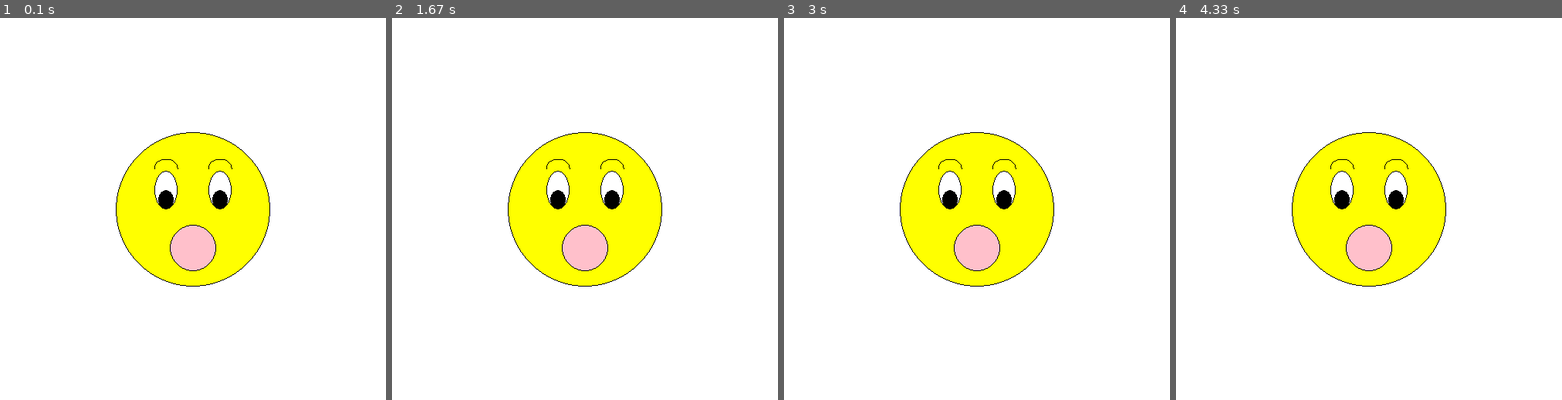
Above: before the commit, frames 1-4 (left to right).
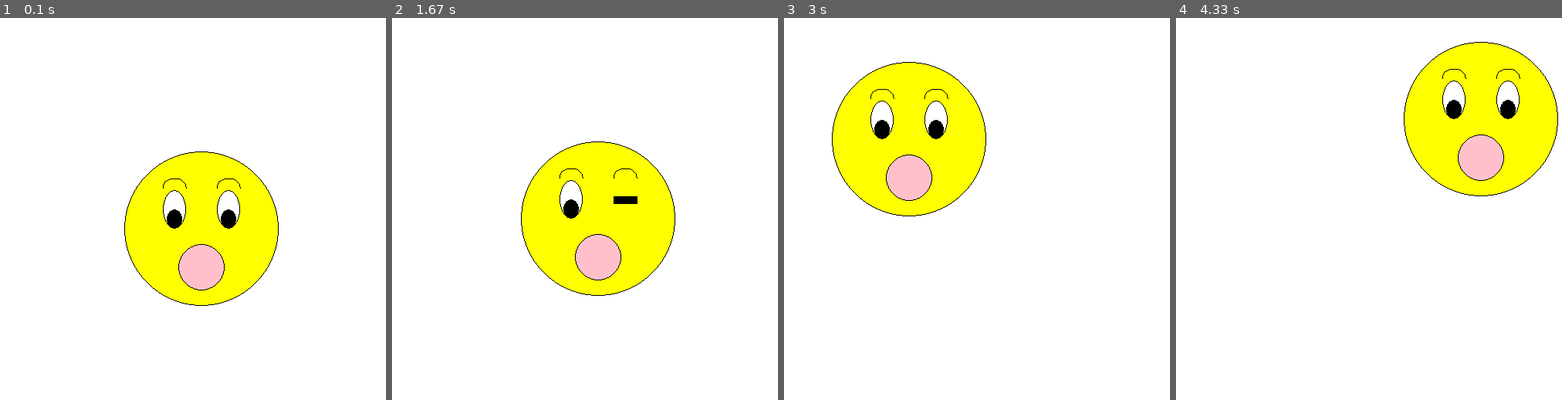
Above: after the commit, the same moments.

Repository: dellod/pygame_examples
Game: pygame game, started from Session2/EOS/moving_figure.py
The game is run twice, just before and just after one commit, with the same random seed, the same clock (stepped at 60 frames per second) and the same inputs.
Inputs:
- Up to frame 1 (0.1 s): no input
- Up to frame 2 (1.67 s): no input
- Up to frame 3 (3 s): no input
- Up to frame 4 (4.33 s): no input

The runs differ from the first frame. In frame 1, 7.4% of the frame differs, in the area x 30-73%, y 29-76%; in frame 2, 5.9%; in frame 3, 19%; in frame 4, 24%, in the area x 30-99%, y 6-71%.

Commit message:
[Session 2] Add moving figure

Diff:
--- a/Session2/EOS/moving_figure.py
+++ b/Session2/EOS/moving_figure.py
@@ -5,43 +5,67 @@
 
 import pygame
 import math
+import random
+
 # GLOBALS
+WIDTH   =   500
+HEIGHT  =   500
 WHITE   =   (255, 255, 255)
 BLACK   =   (0, 0, 0)
 YELLOW  =   (255, 255, 0)
 PINK    =   (255, 192, 203)
-FPS = 60
+FPS     =   60
 
 # Initialize pygame and display window
 pygame.init()
-display = pygame.display.set_mode((500, 500))
+display = pygame.display.set_mode((WIDTH, HEIGHT))
 pygame.display.set_caption("Moving Figure")
 clock = pygame.time.Clock() # Clock for the game that will help us control the tick (frame) speed
+start_ticks = pygame.time.get_ticks()
 
 # GAME VARIABLES
+# Center
+x = 250
+x_mov = random.uniform(-10, 10) # x movement random from -10 to 10
+y = 250
+y_mov = random.uniform(-10, 10) # y movement random from -10 to 10
+
 # Face
-face_pos = [250, 250]
+face_pos = [x, y]
 face_rad = 100
 
 # Mouth
-mouth_pos = [250, 300]
+mouth_pos = [x, y + 50]
 mouth_rad = 30
 
 # Left eye
-left_eye_rect = [200, 200, 30, 50]
-left_eye_pupil_rect = [205, 225, 20, 25]
-left_eyebrow_rect = [200, 185, 30, 25]
+left_eye_rect = [x - 50, y - 50, 30, 50]
+left_eye_pupil_rect = [x - 45, y - 25, 20, 25]
+left_eyebrow_rect = [x- 50, y - 65, 30, 25]
 
 # Right eye
-right_eye_rect = [270, 200, 30, 50]
-right_eye_pupil_rect = [275, 225, 20, 25]
-right_eyebrow_rect = [270, 185, 30, 25]
+right_eye_rect = [x + 20, y - 50, 30, 50]
+right_eye_pupil_rect = [x + 25, y - 25, 20, 25]
+right_eyebrow_rect = [x + 20, y - 65, 30, 25]
+
+right_eye_closed_start = [right_eye_rect[0], right_eye_rect[3] / 2 + right_eye_rect[1]]
+right_eye_closed_end = [right_eye_rect[0] + right_eye_rect[2], right_eye_rect[3] / 2 + right_eye_rect[1]]
+
+BLINK_EVENT = pygame.USEREVENT + 1
+blink_timer = 1000
+is_blinking = False
+
+# TIMERS
+pygame.time.set_timer(BLINK_EVENT, blink_timer)
 
 # Game loop
 running = True
 while running:
     clock.tick(FPS) # Limit the frame rate so we have a controllable circle
     for event in pygame.event.get():
+        # Blink event
+        if event.type == BLINK_EVENT:
+            is_blinking= not(is_blinking)
         # Quit when the user presses the X at the top right
         if event.type == pygame.QUIT:
             running = False
@@ -66,12 +90,47 @@
     pygame.draw.arc(display, BLACK, left_eyebrow_rect, 0, math.pi)
 
     # Draw right eye (moving)
-    pygame.draw.ellipse(display, WHITE, right_eye_rect, 0)
-    pygame.draw.ellipse(display, BLACK, right_eye_rect, 1)
+    pygame.draw.arc(display, BLACK, right_eyebrow_rect, 0, math.pi)
+    if is_blinking:
+        # Eye is blinking
+        pygame.draw.line(display, BLACK, right_eye_closed_start, right_eye_closed_end, 10)
+    else:
+        # Eye is open
+        pygame.draw.ellipse(display, WHITE, right_eye_rect, 0)
+        pygame.draw.ellipse(display, BLACK, right_eye_rect, 1)
+        pygame.draw.ellipse(display, BLACK, right_eye_pupil_rect, 0)
 
-    pygame.draw.ellipse(display, BLACK, right_eye_pupil_rect, 0)
+    if x + face_rad >= WIDTH or x - face_rad <= 0:
+        x_mov *= -1
 
-    pygame.draw.arc(display, BLACK, right_eyebrow_rect, 0, math.pi)
+    if y + face_rad >= HEIGHT or y - face_rad <= 0:
+        y_mov *= -1
+
+    # Update position
+    x += x_mov
+    y += y_mov
+
+    # Update all positions
+    # Face
+    face_pos = [x, y]
+    face_rad = 100
+
+    # Mouth
+    mouth_pos = [x, y + 50]
+    mouth_rad = 30
+
+    # Left eye
+    left_eye_rect = [x - 50, y - 50, 30, 50]
+    left_eye_pupil_rect = [x - 45, y - 25, 20, 25]
+    left_eyebrow_rect = [x- 50, y - 65, 30, 25]
+
+    # Right eye
+    right_eye_rect = [x + 20, y - 50, 30, 50]
+    right_eye_pupil_rect = [x + 25, y - 25, 20, 25]
+    right_eyebrow_rect = [x + 20, y - 65, 30, 25]
+
+    right_eye_closed_start = [right_eye_rect[0], right_eye_rect[3] / 2 + right_eye_rect[1]]
+    right_eye_closed_end = [right_eye_rect[0] + right_eye_rect[2], right_eye_rect[3] / 2 + right_eye_rect[1]]
 
     # Update the pygame window
     pygame.display.update()
